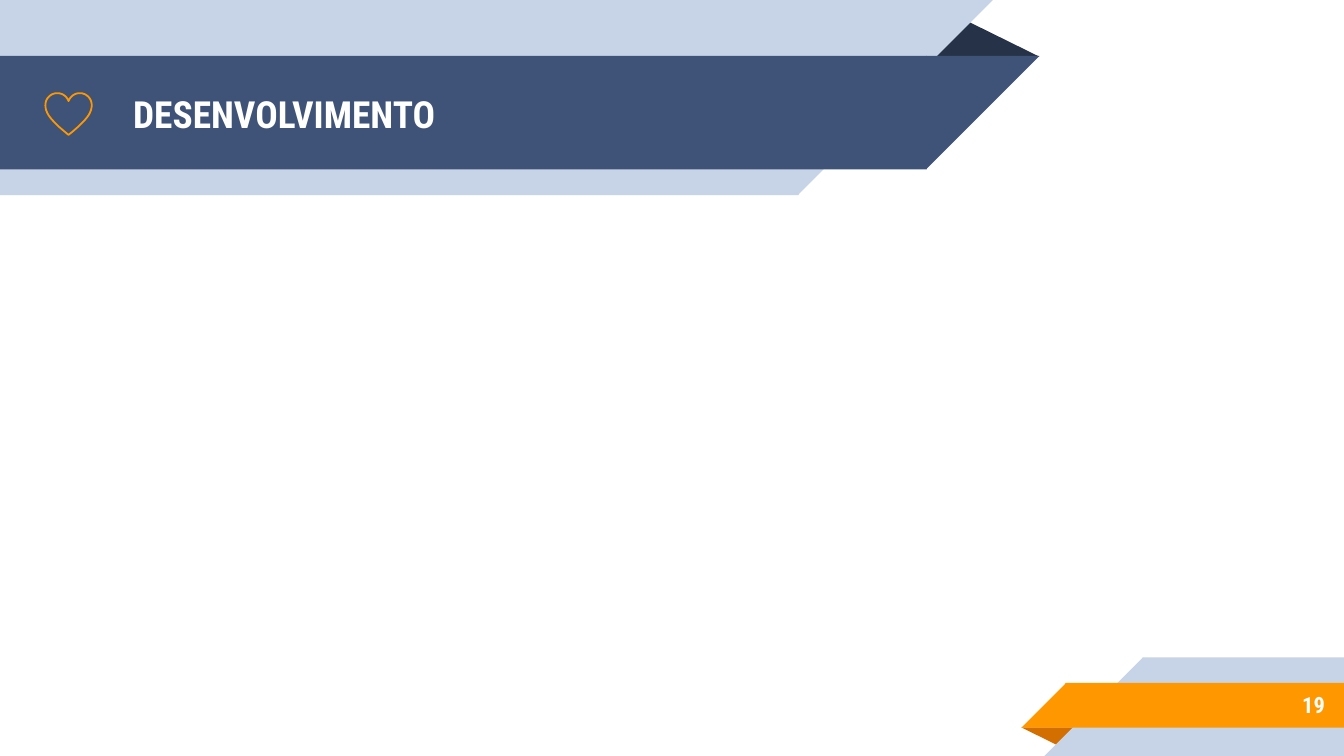
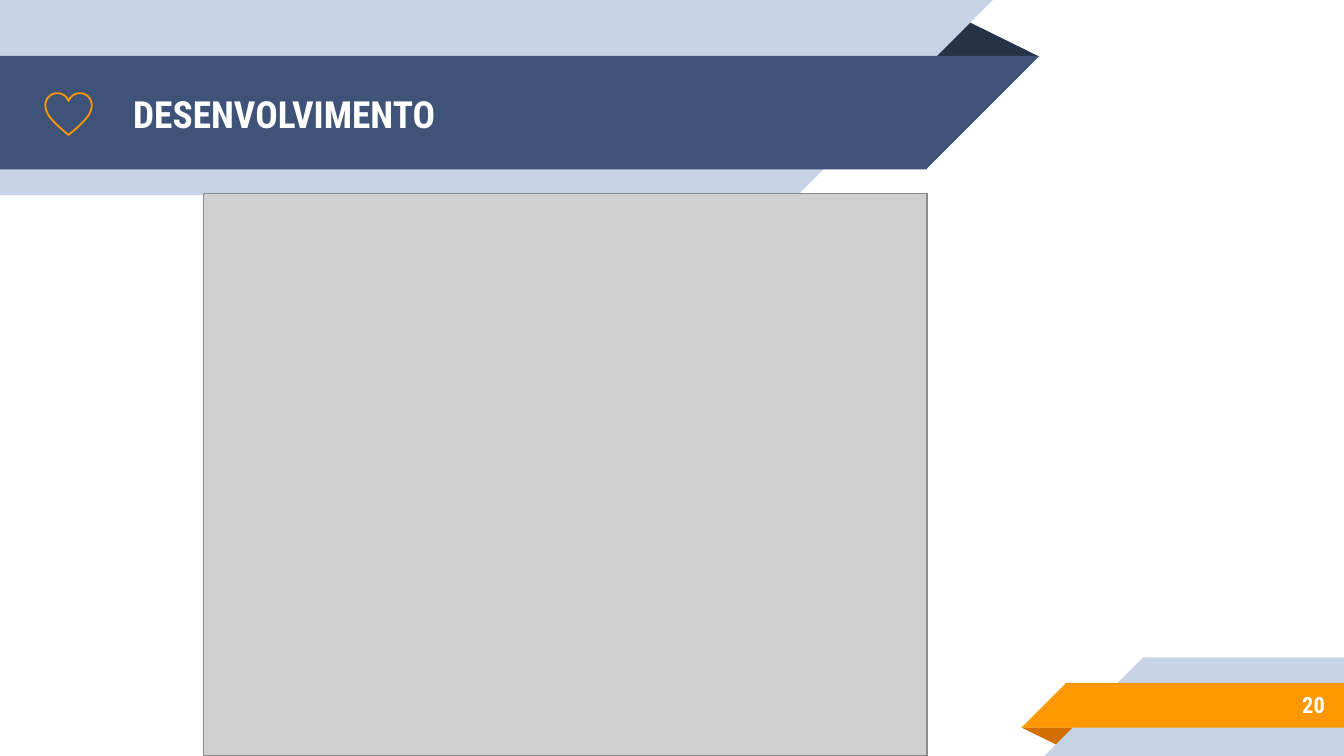
Before and after one commit to vanessals95/Projeto1_Inteligencia_Artificial, a slide deck: slide 20 of Apresentação_IA_Projeto1.pptx (slide 19 before the commit). Drawn at 1344x756 pixels with LibreOffice and Linux fonts; fonts in the diff are those of the drawing; grey boxes stand for pictures. Boxes give left, top, right and bottom in pixels: in the first picture for what was removed or moved away, otherwise in the second. Text is boxed around its words. In the diff, an @@ line names an element or a change of style, - is before the commit and + after.

```diff
--- a/Apresentação_IA_Projeto1.pptx
+++ b/Apresentação_IA_Projeto1.pptx
@@ picture added at [203,194,926,756] @@
@@ page number at [1302,697,1325,714]: text changed @@
-19
+20
```
Also in this commit, not shown: 4 other slides changed, 7 slides added, 11 slides removed, 14 other files.
